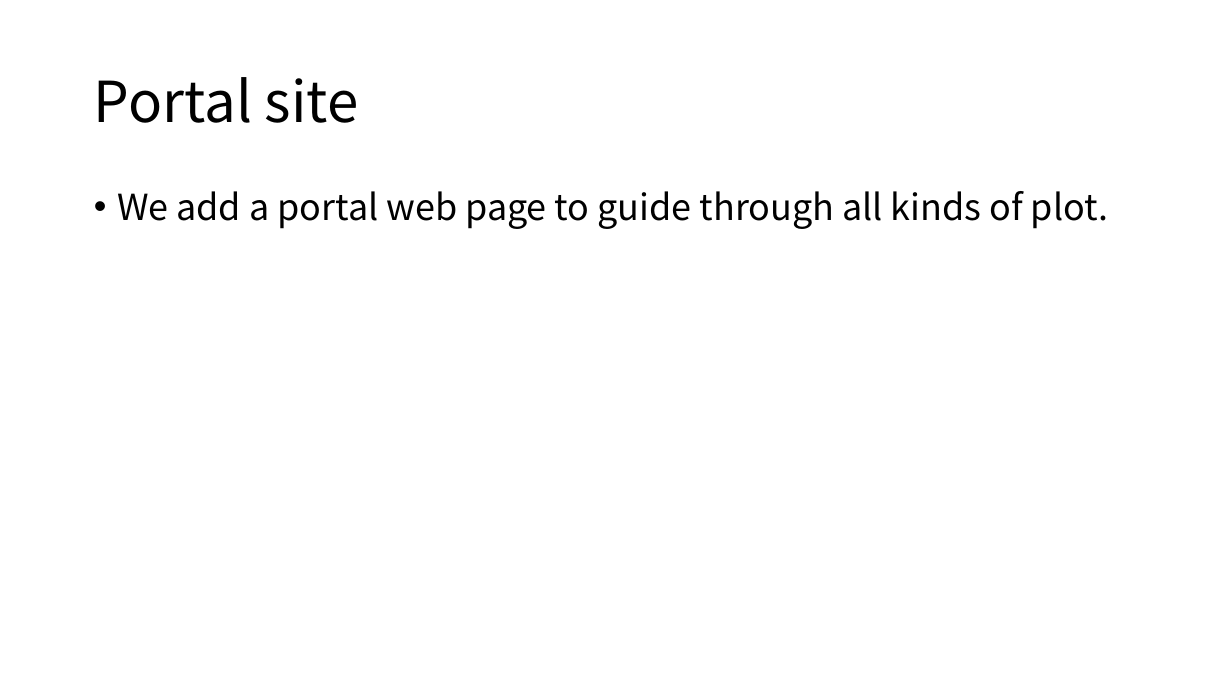
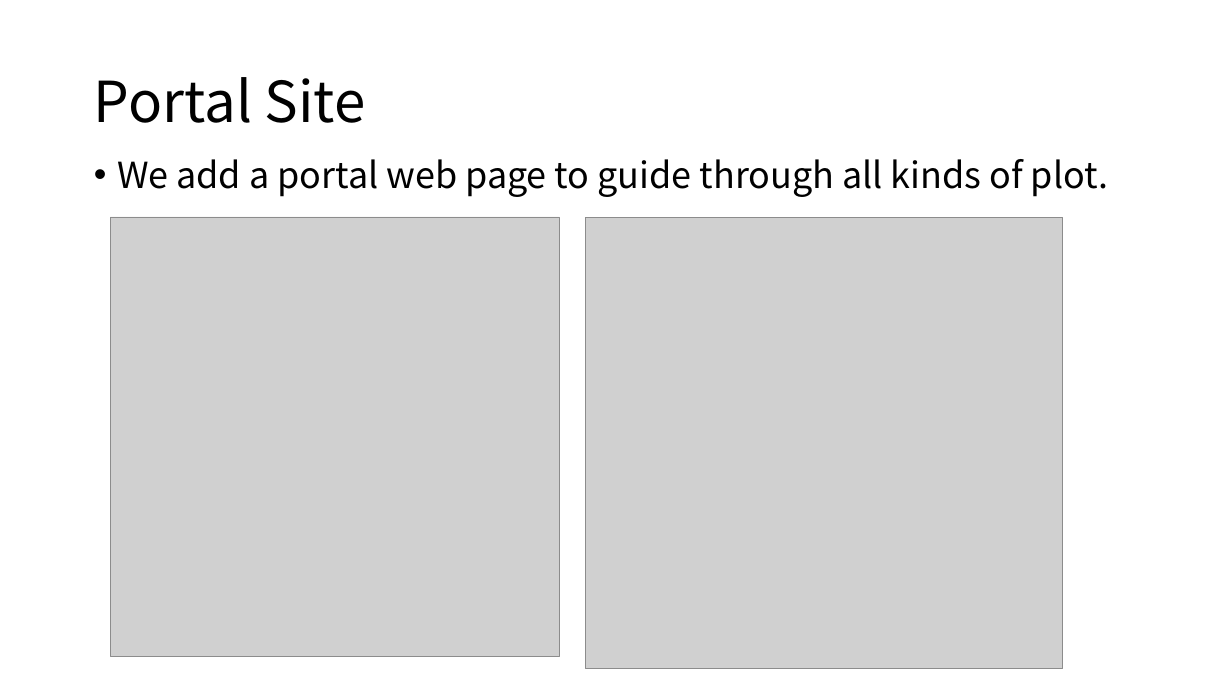
Before and after one commit to BU-Spark/ds-boston-bpda-br-census, a slide deck: slide 13 of Team 3 Project Deliverable/Final Presentation.pptx (slide 7 before the commit). Drawn at 1232x693 pixels with LibreOffice and Linux fonts; fonts in the diff are those of the drawing; grey boxes stand for pictures. Boxes give left, top, right and bottom in pixels: in the first picture for what was removed or moved away, otherwise in the second. Text is boxed around its words. In the diff, an @@ line names an element or a change of style, - is before the commit and + after.

Commit message:
update ppt

```diff
--- a/Team 3 Project Deliverable/Final Presentation.pptx
+++ b/Team 3 Project Deliverable/Final Presentation.pptx
@@ title at bbox=[94, 77, 366, 123]: text changed @@
-Portal site
+Portal Site
@@ text "We add a portal web ...": place and size @@
-text "We add a portal web ..." at bbox=[117, 191, 1108, 229]
+text "We add a portal web ..." at bbox=[117, 159, 1108, 197]
@@ picture added at bbox=[111, 217, 560, 656] @@
@@ picture added at bbox=[585, 217, 1063, 669] @@
```
Also in this commit, not shown: 1 other slide changed, 12 slides added, 4 slides removed, 4 other files.
